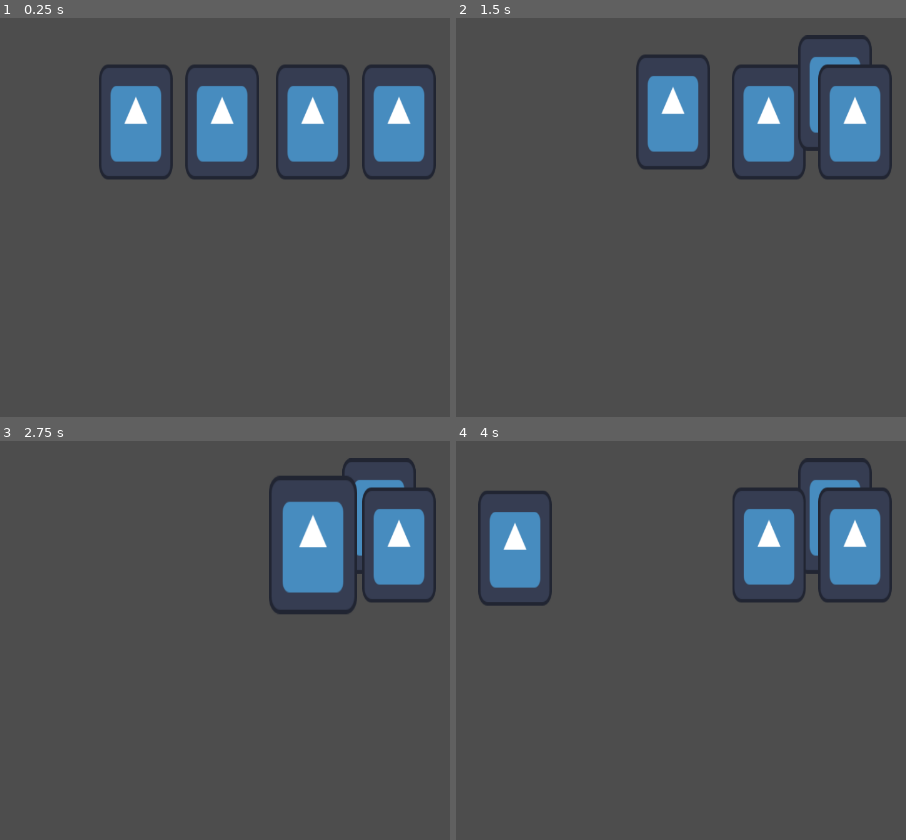
Above: before the commit, frames 1-4 (two rows, left to right).
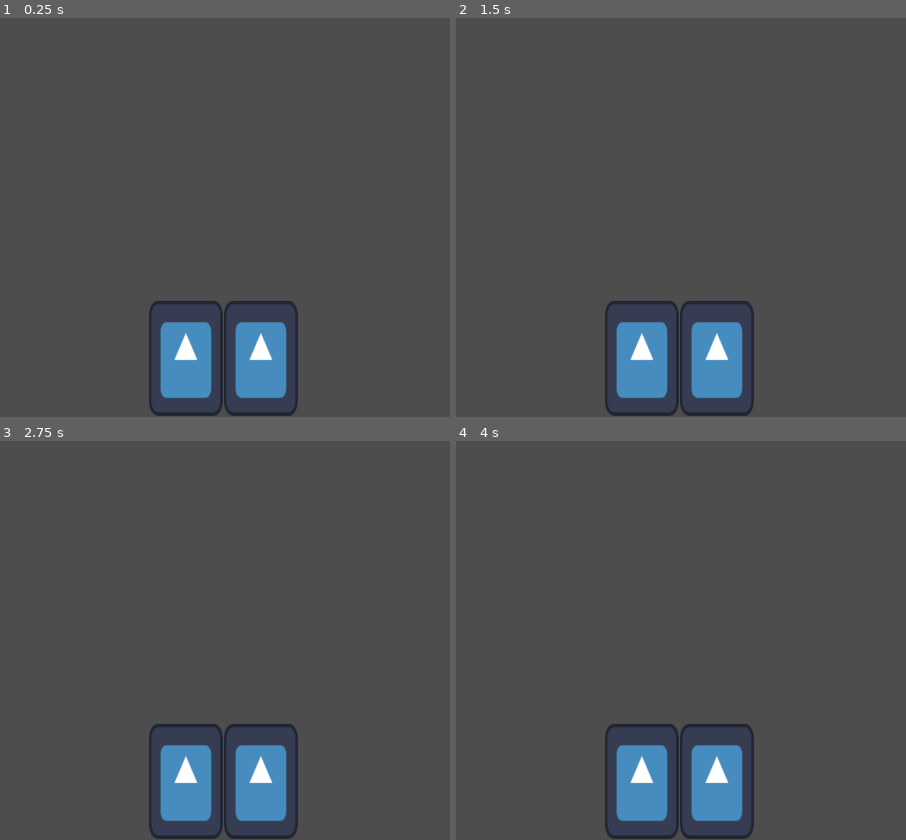
Above: after the commit, the same moments.

Repository: fabio98p/Godot_jam_Brackeys_2025.2
Game: Godot game, scene res://Cards/card_manager.tscn
The game is run twice, just before and just after one commit, with the same random seed, the same clock (stepped at 60 frames per second) and the same inputs. This scene is started directly instead of the project's main scene. The engine's default icon, where the game draws it, is replaced by a stand-in: a white triangle on a blue panel in a dark square.
Inputs (mouse positions are in pixels of both pictures, inside the frame that each line leads up to):
- Up to frame 1 (0.25 s): no input
- Up to frame 2 (1.5 s): tap Enter at 0.5 s; drag from (676, 121) to (834, 93) at 0.52 s; drag from (591, 121) to (834, 93) at 1.27 s
- Up to frame 3 (2.75 s): move the mouse to (315, 544) at 2.02 s; click (315, 544) at 2.17 s
- Up to frame 4 (4 s): tap Space at 2.75 s; drag from (856, 544) to (514, 548) at 2.77 s; move the mouse to (outside the picture) at 3.52 s; click (outside the picture) at 3.67 s

The runs differ from the first frame. In frame 1, 17% of the frame differs, in the area x 22-97%, y 11-100%; in frame 2, 15%; in frame 3, 13%; in frame 4, 15%.
Error before the commit: Invalid assignment of property or key 'scale' with value of type 'Vector2' on a base object of type 'Nil'. (res://Cards/card_manager.gd:78)

Commit message:
card drag pos

Diff:
--- a/Cards/card.gd
+++ b/Cards/card.gd
@@ -1,5 +1,6 @@
 extends Node2D
 
+var starting_position
 @export var cardResource: CardResource
 signal hovered
 signal hovered_off
--- a/Cards/card_manager.gd
+++ b/Cards/card_manager.gd
@@ -17,7 +17,8 @@
 				#card_being_dragged = card
 				start_drag(card)
 		else:
-			finish_drag()
+			if card_being_dragged:
+				finish_drag()
 
 
 func connect_card_signals(card):
--- a/Cards/card_manager.tscn
+++ b/Cards/card_manager.tscn
@@ -1,7 +1,8 @@
-[gd_scene load_steps=3 format=3 uid="uid://bu424fog720wr"]
+[gd_scene load_steps=4 format=3 uid="uid://bu424fog720wr"]
 
 [ext_resource type="Script" uid="uid://bubk7tayba5r2" path="res://Cards/card_manager.gd" id="1_cpwxc"]
 [ext_resource type="PackedScene" uid="uid://djnmn7lgn6yma" path="res://Cards/Card.tscn" id="2_fkyc7"]
+[ext_resource type="Script" uid="uid://chbloijc35cm1" path="res://Cards/player_hands.gd" id="3_hdhnw"]
 
 [node name="CardManager" type="Node2D"]
 script = ExtResource("1_cpwxc")
@@ -11,13 +12,8 @@
 [node name="Cards" type="Node" parent="."]
 
 [node name="Card" parent="Cards" instance=ExtResource("2_fkyc7")]
+visible = false
 position = Vector2(517, 248)
 
-[node name="Card2" parent="Cards" instance=ExtResource("2_fkyc7")]
-position = Vector2(379, 248)
-
-[node name="Card3" parent="Cards" instance=ExtResource("2_fkyc7")]
-position = Vector2(662, 248)
-
-[node name="Card4" parent="Cards" instance=ExtResource("2_fkyc7")]
-position = Vector2(800, 248)
+[node name="PlayerHands" type="Node2D" parent="."]
+script = ExtResource("3_hdhnw")
--- /dev/null
+++ b/Cards/player_hands.gd
@@ -0,0 +1,43 @@
+extends Node2D
+
+const HAND_COUNT = 2
+const CARD_SCENE_PATH = "res://Cards/Card.tscn"
+const CARD_WIDTH = 120
+const HAND_Y_POSITION = 626
+var player_hand = []
+var center_screen_x
+# Called when the node enters the scene tree for the first time.
+func _ready() -> void:
+	center_screen_x = get_viewport().size.x / 2
+
+	var card_scene = preload(CARD_SCENE_PATH)
+	for i in range(HAND_COUNT):
+		var new_card = card_scene.instantiate()
+		$"../Cards".add_child(new_card)
+		add_card_to_hand(new_card)
+
+func add_card_to_hand(card):
+	player_hand.insert(0, card)
+	update_hand_position()
+
+func update_hand_position():
+	for i in range(player_hand.size()):
+		var new_position = Vector2(calculate_card_position(i), HAND_Y_POSITION)
+		var card = player_hand[i]
+		card.starting_position = new_position
+		animate_card_to_position(card, new_position)
+
+func calculate_card_position(index):
+	var total_width = player_hand.size() -1 * CARD_WIDTH
+	var x_offset = center_screen_x + index * CARD_WIDTH - total_width / 2
+	return x_offset
+
+func animate_card_to_position(card, new_position):
+	var tween = get_tree().create_tween()
+	tween.tween_property(card, "position", new_position, 0.1)
+
+
+
+# Called every frame. 'delta' is the elapsed time since the previous frame.
+func _process(delta: float) -> void:
+	pass
Not shown, added: Cards/player_hands.gd.uid
